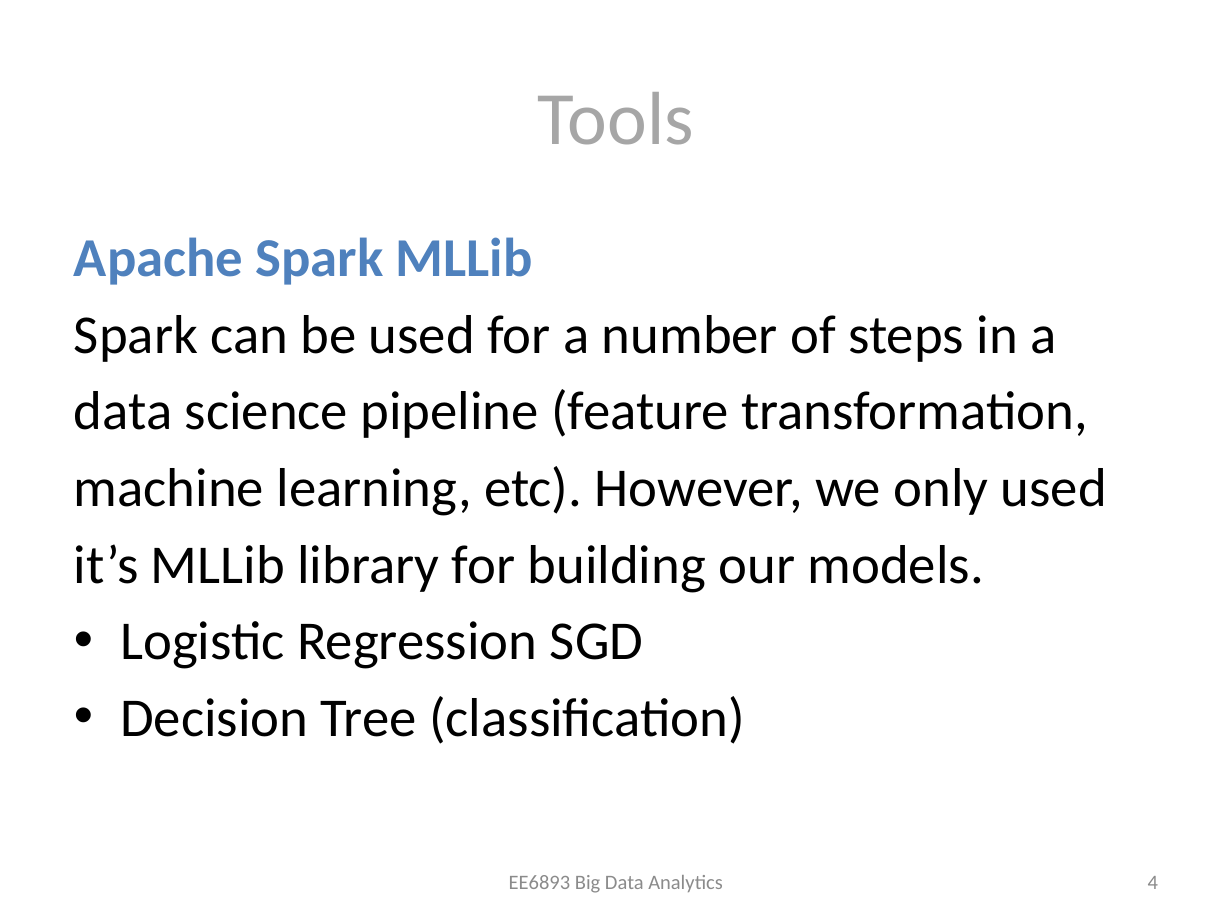
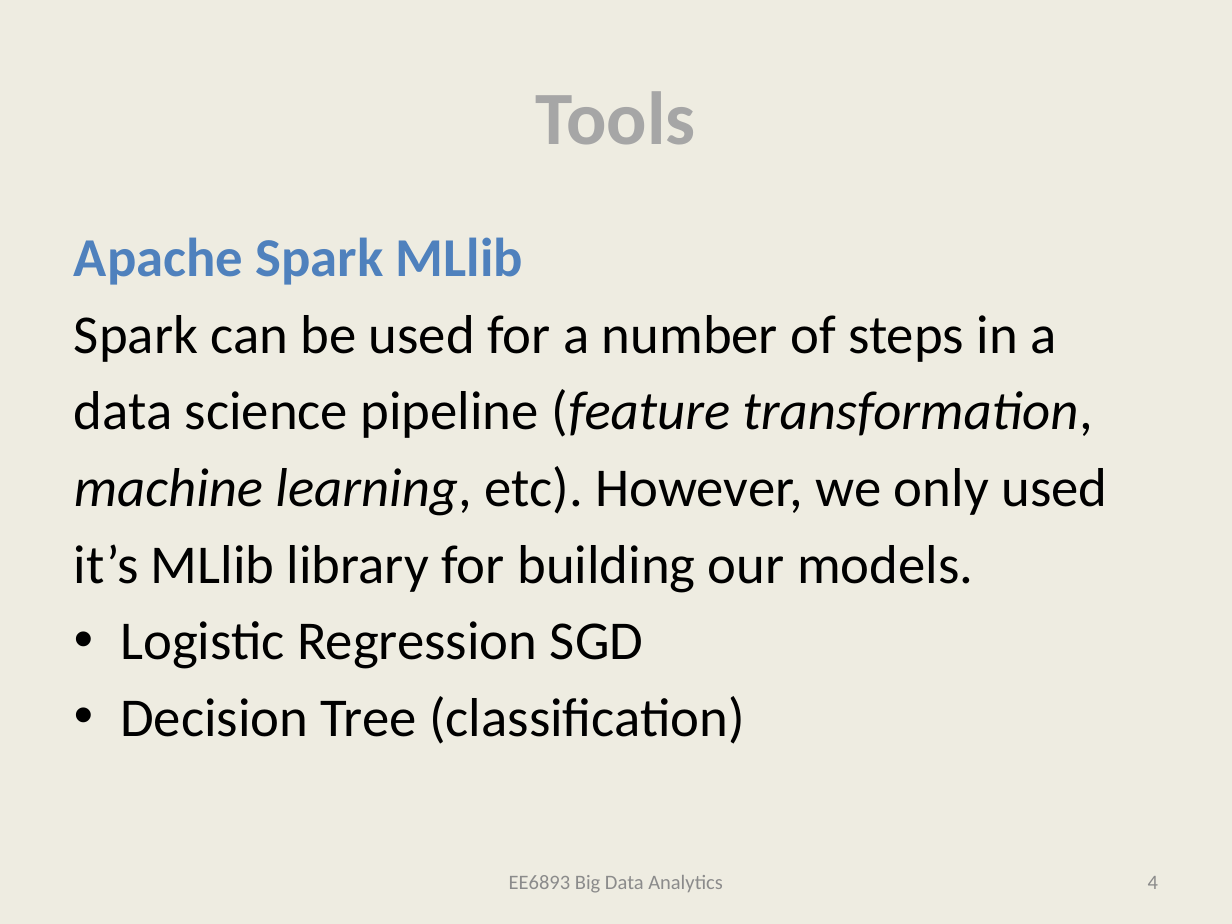
Before and after one commit to bertomartin/big-data-analytics, a slide deck: slide 3 of FinalPresentation.pptx. Drawn at 1232x924 pixels with LibreOffice and Linux fonts; fonts in the diff are those of the drawing. Boxes give left, top, right and bottom in pixels: in the first picture for what was removed or moved away, otherwise in the second. Text is boxed around its words. In the diff, an @@ line names an element or a change of style, - is before the commit and + after.

Commit message:
updating models. moving combined_features to live under models

```diff
--- a/FinalPresentation.pptx
+++ b/FinalPresentation.pptx
@@ background #FFFFFF to #EEECE1 @@
@@ title "Tools" at (536, 91, 696, 144): bold on @@
@@ text at (74, 237, 523, 285): text changed @@
-Apache Spark MLLib
+Apache Spark MLlib
@@ text at (74, 389, 1107, 516): italic on in "(feature transformation,", "machine learning," @@
@@ text at (74, 544, 973, 593): text changed @@
-it’s MLLib library for building our models.
+it’s MLlib library for building our models.
```
Also in this commit, not shown: 19 other slides changed, 6 slides added, 1 slide removed, 3 other files.
